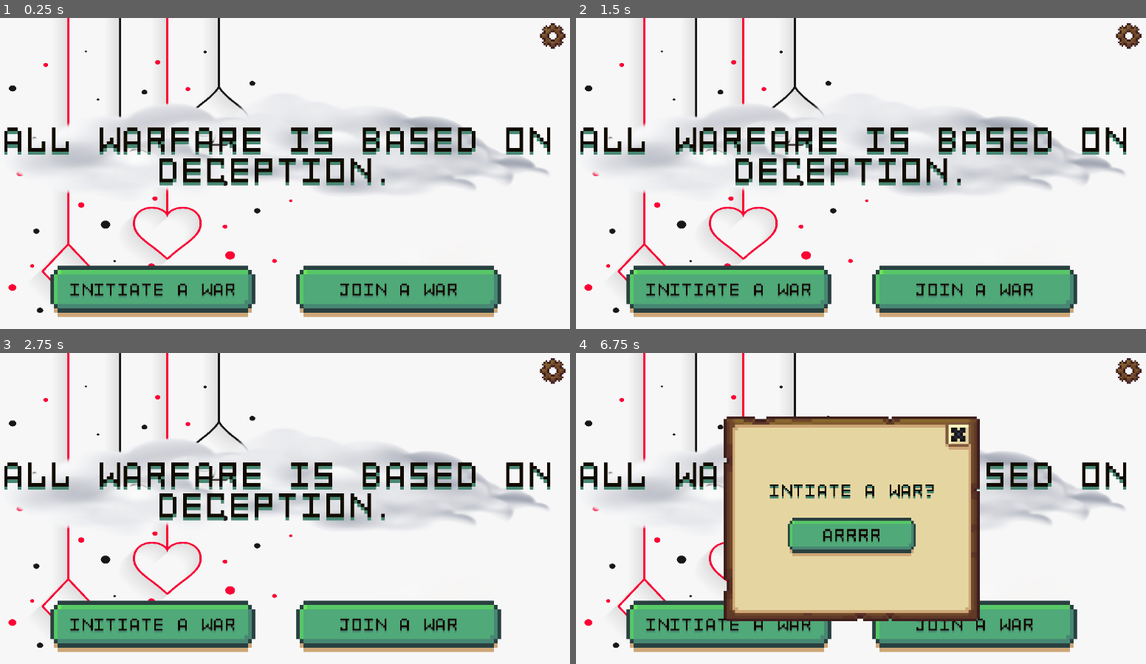
Above: before the commit, frames 1-4 (two rows, left to right).
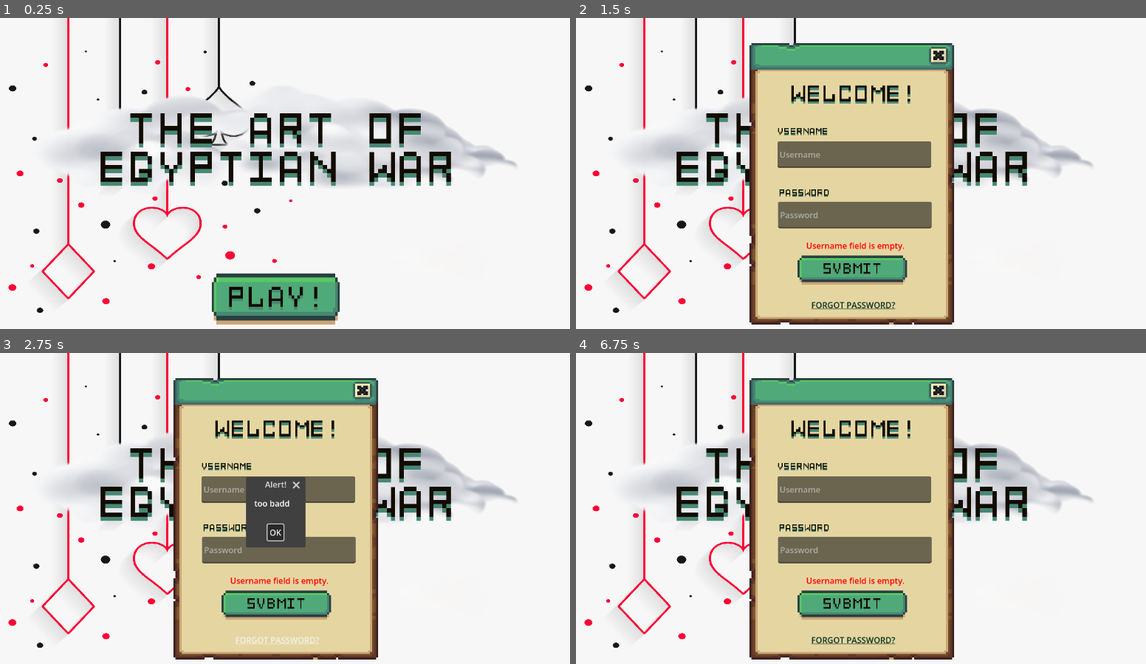
Above: after the commit, the same moments.

Repository: spicywheatbread/art-of-egyptian-war
Game: Godot game, scene res://Assets/Scenes/Login.tscn
Two runs of this game, one before a commit and one after it. Both use one fixed random seed, a clock stepped at 60 frames per second and the inputs below. Before the commit the project starts from res://Assets/Scenes/Lobby.tscn.
Inputs (mouse positions are in pixels of both pictures, inside the frame that each line leads up to):
- Up to frame 1 (0.25 s): no input
- Up to frame 2 (1.5 s): click (849, 297) at 0.5 s, where only the run after the commit has a clickable "PLAY!"; click (849, 269) at 1.25 s, where only the run after the commit has a clickable "SUBMIT"
- Up to frame 3 (2.75 s): click (273, 632) at 2 s, where only the run after the commit has a clickable "PLAY!"
- Up to frame 4 (6.75 s): click (849, 533) at 2.75 s, where only the run after the commit has a clickable "OK"; click (849, 604) at 3.5 s, where only the run after the commit has a clickable "SUBMIT"; click (849, 632) at 4.25 s, where only the run after the commit has a clickable "PLAY!"; click (849, 533) at 5 s, where only the run after the commit has a clickable "OK"; click (849, 604) at 5.75 s, where only the run after the commit has a clickable "SUBMIT"; click (729, 626) at 6.52 s

The runs differ from the first frame. In frame 1, 24% of the frame differs, in the area x 0-100%, y 1-99%; in frame 2, 46%; in frame 3, 45%; in frame 4, 38%.

Commit message:
Implement login

Diff:
--- a/Assets/Scenes/Login.tscn
+++ b/Assets/Scenes/Login.tscn
@@ -19,11 +19,12 @@
 atlas = ExtResource("1_spjw4")
 region = Rect2(7, 0, 98, 149)
 
-[node name="Login" type="Node2D" unique_id=1569486102 node_paths=PackedStringArray("popupContainer", "userNameInput", "passwordInput")]
+[node name="Login" type="Node2D" unique_id=1569486102 node_paths=PackedStringArray("popupContainer", "userNameInput", "passwordInput", "LoginError")]
 script = ExtResource("1_qduus")
 popupContainer = NodePath("CanvasLayer/PopupContainer")
 userNameInput = NodePath("CanvasLayer/PopupContainer/LoginPopup/username")
 passwordInput = NodePath("CanvasLayer/PopupContainer/LoginPopup/password")
+LoginError = NodePath("CanvasLayer/PopupContainer/LoginPopup/LoginError")
 
 [node name="CanvasLayer" type="CanvasLayer" parent="." unique_id=228981683]
 
@@ -138,38 +139,6 @@
 [node name="LoginPopup" type="TextureRect" parent="CanvasLayer/PopupContainer" unique_id=434878136]
 layout_mode = 2
 texture = SubResource("AtlasTexture_spjw4")
-
-[node name="username" type="LineEdit" parent="CanvasLayer/PopupContainer/LoginPopup" unique_id=582300464]
-custom_minimum_size = Vector2(10, 10)
-layout_mode = 1
-anchors_preset = 8
-anchor_left = 0.5
-anchor_top = 0.5
-anchor_right = 0.5
-anchor_bottom = 0.5
-offset_left = -146.0
-offset_top = 42.0
-offset_right = 154.0
-offset_bottom = 94.0
-grow_horizontal = 2
-grow_vertical = 2
-placeholder_text = "username"
-
-[node name="password" type="LineEdit" parent="CanvasLayer/PopupContainer/LoginPopup" unique_id=1193862933]
-custom_minimum_size = Vector2(10, 10)
-layout_mode = 1
-anchors_preset = 8
-anchor_left = 0.5
-anchor_top = 0.5
-anchor_right = 0.5
-anchor_bottom = 0.5
-offset_left = -145.0
-offset_top = 100.0
-offset_right = 155.0
-offset_bottom = 152.0
-grow_horizontal = 2
-grow_vertical = 2
-placeholder_text = "password"
 
 [node name="close" type="Button" parent="CanvasLayer/PopupContainer/LoginPopup" unique_id=1797764591]
 modulate = Color(1, 1, 1, 0)
@@ -185,31 +154,129 @@
 offset_bottom = 13.799997
 mouse_default_cursor_shape = 2
 
-[node name="submit_button" type="Button" parent="CanvasLayer/PopupContainer/LoginPopup" unique_id=339105567]
-layout_mode = 1
-anchors_preset = -1
-anchor_left = 0.49
-anchor_top = 0.87500006
-anchor_right = 0.49
-anchor_bottom = 0.87500006
-offset_left = -81.0
-offset_top = -14.2500305
-offset_right = 81.0
-offset_bottom = 30.74997
-grow_horizontal = 2
-grow_vertical = 2
-text = "Submit"
+[node name="LoginTitle" type="Label" parent="CanvasLayer/PopupContainer/LoginPopup" unique_id=1281388693]
+layout_mode = 0
+offset_left = 24.0
+offset_top = 76.0
+offset_right = 382.0
+offset_bottom = 116.0
+theme_override_fonts/font = ExtResource("1_qok2h")
+theme_override_font_sizes/font_size = 40
+text = "WELCOME!"
+horizontal_alignment = 1
+
+[node name="UsernameLabel" type="Label" parent="CanvasLayer/PopupContainer/LoginPopup" unique_id=1165944320]
+layout_mode = 0
+offset_left = 54.0
+offset_top = 163.0
+offset_right = 154.0
+offset_bottom = 186.0
+theme_override_fonts/font = ExtResource("1_qok2h")
+text = "USERNAME"
+
+[node name="username" type="LineEdit" parent="CanvasLayer/PopupContainer/LoginPopup" unique_id=582300464]
+custom_minimum_size = Vector2(10, 10)
+layout_mode = 1
+anchors_preset = 8
+anchor_left = 0.5
+anchor_top = 0.5
+anchor_right = 0.5
+anchor_bottom = 0.5
+offset_left = -145.0
+offset_top = -83.0
+offset_right = 155.0
+offset_bottom = -31.0
+grow_horizontal = 2
+grow_vertical = 2
+placeholder_text = "Username"
+
+[node name="PasswordLabel" type="Label" parent="CanvasLayer/PopupContainer/LoginPopup" unique_id=336471332]
+layout_mode = 0
+offset_left = 57.0
+offset_top = 283.0
+offset_right = 157.0
+offset_bottom = 306.0
+theme_override_fonts/font = ExtResource("1_qok2h")
+text = "PASSWORD"
+
+[node name="password" type="LineEdit" parent="CanvasLayer/PopupContainer/LoginPopup" unique_id=1193862933]
+custom_minimum_size = Vector2(10, 10)
+layout_mode = 1
+anchors_preset = 8
+anchor_left = 0.5
+anchor_top = 0.5
+anchor_right = 0.5
+anchor_bottom = 0.5
+offset_left = -144.0
+offset_top = 35.0
+offset_right = 156.0
+offset_bottom = 87.0
+grow_horizontal = 2
+grow_vertical = 2
+placeholder_text = "Password"
+secret = true
+
+[node name="LoginError" type="Label" parent="CanvasLayer/PopupContainer/LoginPopup" unique_id=174835581]
+custom_minimum_size = Vector2(0, 25)
+layout_mode = 0
+offset_left = 57.0
+offset_top = 384.0
+offset_right = 359.0
+offset_bottom = 407.0
+theme_override_colors/font_color = Color(1, 0, 0, 1)
+horizontal_alignment = 1
+
+[node name="LoginButton" type="TextureButton" parent="CanvasLayer/PopupContainer/LoginPopup" unique_id=1604393145]
+custom_minimum_size = Vector2(100, 50)
+layout_mode = 0
+offset_left = 94.0
+offset_top = 415.0
+offset_right = 308.0
+offset_bottom = 472.0
+size_flags_horizontal = 4
+size_flags_vertical = 4
+mouse_default_cursor_shape = 2
+texture_normal = SubResource("AtlasTexture_qduus")
+texture_pressed = SubResource("AtlasTexture_nclou")
+stretch_mode = 0
+
+[node name="MarginContainer" type="MarginContainer" parent="CanvasLayer/PopupContainer/LoginPopup/LoginButton" unique_id=1984371416]
+layout_mode = 1
+anchors_preset = 8
+anchor_left = 0.5
+anchor_top = 0.5
+anchor_right = 0.5
+anchor_bottom = 0.5
+offset_left = -97.5
+offset_top = -25.0
+offset_right = 97.5
+offset_bottom = 25.0
+grow_horizontal = 2
+grow_vertical = 2
+theme_override_constants/margin_bottom = 15
+
+[node name="SubmitText" type="Label" parent="CanvasLayer/PopupContainer/LoginPopup/LoginButton" unique_id=786744114]
+layout_mode = 0
+offset_left = 9.0
+offset_top = 11.0
+offset_right = 204.0
+offset_bottom = 61.0
+theme_override_constants/line_spacing = 3
+theme_override_fonts/font = ExtResource("1_qok2h")
+theme_override_font_sizes/font_size = 25
+text = "SUBMIT"
+horizontal_alignment = 1
 
 [node name="forgot_button" type="LinkButton" parent="CanvasLayer/PopupContainer/LoginPopup" unique_id=807943178]
 layout_mode = 0
-offset_left = 129.0
-offset_top = 436.0
-offset_right = 267.0
-offset_bottom = 459.0
+offset_left = 121.0
+offset_top = 500.0
+offset_right = 285.0
+offset_bottom = 523.0
 theme_override_colors/font_color = Color(0.014738689, 0.17609957, 0.12825811, 1)
-text = "forgot password? "
+text = "FORGOT PASSWORD?"
 
 [connection signal="pressed" from="CanvasLayer/LoginContainer/VBoxContainer/PlayButton" to="." method="_toggle_login"]
 [connection signal="pressed" from="CanvasLayer/PopupContainer/LoginPopup/close" to="." method="_on_close_pressed"]
-[connection signal="pressed" from="CanvasLayer/PopupContainer/LoginPopup/submit_button" to="." method="_on_submit_button_pressed"]
+[connection signal="pressed" from="CanvasLayer/PopupContainer/LoginPopup/LoginButton" to="." method="_on_login_button_pressed"]
 [connection signal="pressed" from="CanvasLayer/PopupContainer/LoginPopup/forgot_button" to="." method="_on_forgot_button_pressed"]
--- a/Assets/Scripts/Globals.gd
+++ b/Assets/Scripts/Globals.gd
@@ -2,8 +2,8 @@
 
 # User information
 var username = "test"
-var games_played = "0"
-var games_won = "0"
+var games_played = 0
+var games_won = 0
 
 # Game information
 var lobby_code = "0000"
--- a/Assets/Scripts/lobby.gd
+++ b/Assets/Scripts/lobby.gd
@@ -34,7 +34,7 @@
 
 	# Display welcome and stats on start
 	WelcomeMessage.text = "WELCOME,\n" + Globals.username.to_upper() + "!"
-	StatsDisplay.text = "GAMES PLAYED: " + Globals.games_played + "\n\nGAMES WON: " + Globals.games_won
+	StatsDisplay.text = "GAMES PLAYED: " + str(int(Globals.games_played)) + "\n\nGAMES WON: " + str(int(Globals.games_won))
 
 	# Choose random quote
 	var random_int = randi() % quotes.size()
--- a/Assets/Scripts/login.gd
+++ b/Assets/Scripts/login.gd
@@ -5,6 +5,7 @@
 @export var popupContainer : Node
 @export var userNameInput : LineEdit
 @export var passwordInput : LineEdit
+@export var LoginError : Label
 
 # Called when the node enters the scene tree for the first time.
 func _ready() -> void:
@@ -22,22 +23,19 @@
 func _on_close_pressed() -> void:
 	popupContainer.visible = false
 
-func _on_submit_button_pressed() -> void:
+func _on_login_button_pressed() -> void:
 	var username = userNameInput.text.strip_edges()
 	var password = passwordInput.text.strip_edges()
-	if username == null:
-		print ("username is null.. ")
+	if username == "":
+		LoginError.text = "Username field is empty."
 		return
-	if password == null:
-		print ("password is null.. ")
+	if password == "":
+		LoginError.text = "Password field is empty."
 		return
 
-	var login_data = {
-		"username" : username,
-		"password" : password
-	}
-
-	print (JSON.stringify(login_data)) # TODO actually do something with this
+	var msg = await NetworkClient.login_user(username, password)
+	if msg:
+		LoginError.text = msg
 
 func _on_forgot_button_pressed() -> void:
 	var popup = AcceptDialog.new()
--- a/Assets/Scripts/network_client.gd
+++ b/Assets/Scripts/network_client.gd
@@ -5,7 +5,6 @@
 signal auth_ok (username: String)
 signal lobby_state(payload: Dictionary)
 signal game_state (payload: Dictionary)
-signal lobby_response(data)
 
 @export var websocket_url: String = "ws://127.0.0.1:8080"
 #@export var auto_reconnect: bool = false
@@ -38,6 +37,52 @@
 	if _socket.get_ready_state() != WebSocketPeer.STATE_OPEN:
 		print ("failed")
 		return
+	else:
+		_socket.send_text(JSON.stringify(payload))
+
+
+func register_user (username: String, password: String):
+	send_json({"type": "register", "username": username, "password": password})
+	var response = await auth_ok
+
+	complete_login(response)
+
+func login_user (username: String, password: String):
+	send_json({"type": "login", "username": username, "password": password})
+	var response = await auth_ok
+
+	complete_login(response)
+
+func complete_login(response):
+	# Set username and go to lobby
+	Globals.username = response["username"]
+	Globals.games_played = response["gamesPlayed"]
+	Globals.games_won = response["wins"]
+	get_tree().change_scene_to_file("res://Assets/Scenes/Lobby.tscn")
+
+
+func create_lobby ():
+	send_json({ "type": "createLobby", "username": Globals.username })
+	var data = await lobby_state
+	if data["type"] != "error":
+		# Set lobby codeand go to game
+		Globals.lobby_code = data["lobby"]["gameCode"]
+		get_tree().change_scene_to_file("res://Assets/Scenes/GameObjects/test.tscn")
+
+func join_lobby (game_code: String):
+	send_json({ "type": "joinLobby", "gameCode": game_code })
+	var data = await lobby_state
+	if data["code"] == "ROOM_NOT_FOUND":
+		return false
+	elif data["type"] != "error":
+		# Set lobby code and go to game
+		Globals.lobby_code = data["lobby"]["gameCode"]
+		get_tree().change_scene_to_file("res://Assets/Scenes/GameObjects/test.tscn")
+
+func leave_lobby ():
+	send_json({ "type": "leaveLobby" })
+	get_tree().change_scene_to_file("res://Assets/Scenes/Lobby.tscn")
+
 
 func play_card ():
 	pass
@@ -45,35 +90,6 @@
 func slap ():
 	pass
 
-func register_user (username: String, password: String):
-	pass
-
-func login_user (username: String, password: String):
-	pass
-
-func create_lobby ():
-	var new_lobby = JSON.stringify({ "type": "createLobby", "username": Globals.username })
-	_socket.send_text(new_lobby)
-	var data = await lobby_response
-	if data["type"] != "error":
-		# Set lobby codeand go to game
-		Globals.lobby_code = data["lobby"]["gameCode"]
-		get_tree().change_scene_to_file("res://Assets/Scenes/GameObjects/test.tscn")
-
-func join_lobby (game_code: String):
-	var join_lobby = JSON.stringify({ "type": "joinLobby", "gameCode": game_code })
-	_socket.send_text(join_lobby)
-	var data = await lobby_response
-	print(lobby_response)
-	if data["code"] == "ROOM_NOT_FOUND":
-		return false
-	elif data["type"] != "error":
-		# Set lobby codeand go to game
-		Globals.lobby_code = data["lobby"]["gameCode"]
-		get_tree().change_scene_to_file("res://Assets/Scenes/GameObjects/test.tscn")
-
-func leave_lobby ():
-	pass
 
 func _poll_socket ():
 	# Data transfer and state updates will only happen when calling this function.
@@ -90,12 +106,13 @@
 			if _socket.was_string_packet():
 				var packet_text = packet.get_string_from_utf8()
 				var response = JSON.parse_string(packet_text)
-				print(response)
 
 				# Emit signal based on type received
-				match response.get("type"):
+				match response["type"]:
+					"authOk":
+						auth_ok.emit(response)
 					"lobbyState":
-						lobby_response.emit(response)
+						lobby_state.emit(response)
 
 			else:
 				print("< Got binary data from server: %d bytes" % packet.size())
--- a/project.godot
+++ b/project.godot
@@ -11,7 +11,7 @@
 [application]
 
 config/name="EgyptianWar"
-run/main_scene="uid://byayv1v10y3ck"
+run/main_scene="uid://dqryd53k7p17l"
 config/features=PackedStringArray("4.6", "Forward Plus")
 config/icon="res://Assets/Images/icon.svg"
 
